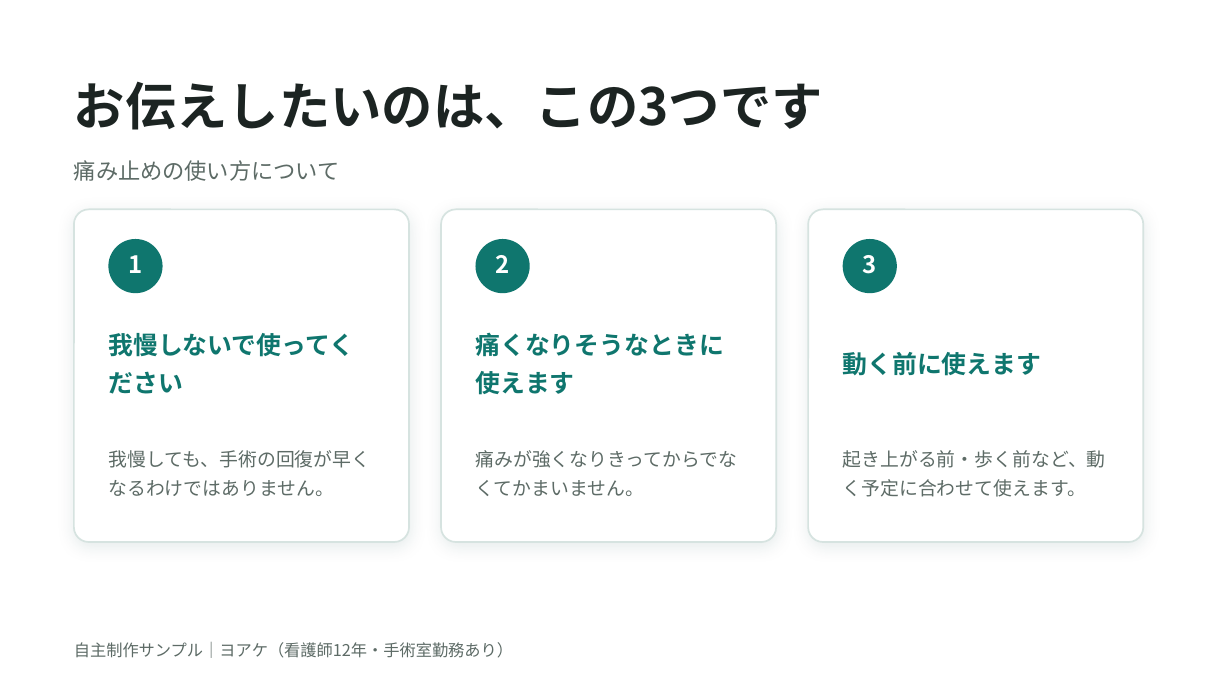
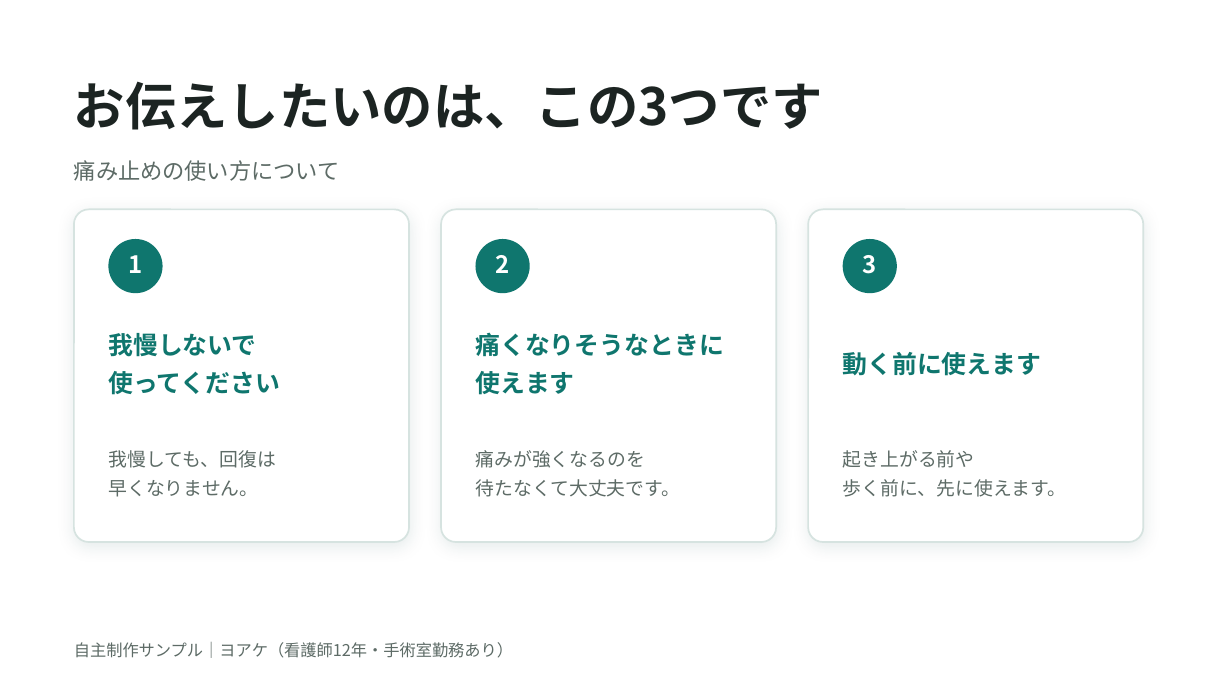
Before and after one commit to yoake-writer/yoake-writer.github.io, a slide deck: slide 3 of works/shiryo/術後の痛みの説明資料_サンプル_ヨアケ.pptx. Drawn at 1232x693 pixels with LibreOffice and Linux fonts; fonts in the diff are those of the drawing. Boxes give left, top, right and bottom in pixels: in the first picture for what was removed or moved away, otherwise in the second. Text is boxed around its words. In the diff, an @@ line names an element or a change of style, - is before the commit and + after.

```diff
--- a/works/shiryo/術後の痛みの説明資料_サンプル_ヨアケ.pptx
+++ b/works/shiryo/術後の痛みの説明資料_サンプル_ヨアケ.pptx
@@ text at box(108, 333, 280, 395): text changed @@
-我慢しないで使ってください
+我慢しないで
+使ってください
@@ text at box(108, 450, 276, 497): text changed @@
-我慢しても、手術の回復が早くなるわけではありません。
+我慢しても、回復は
+早くなりません。
@@ text at box(475, 450, 680, 497): text changed @@
-痛みが強くなりきってからでなくてかまいません。
+痛みが強くなるのを
+待たなくて大丈夫です。
@@ text at box(843, 450, 1067, 497): text changed @@
-起き上がる前・歩く前など、動く予定に合わせて使えます。
+起き上がる前や
+歩く前に、先に使えます。
```
Also in this commit, not shown: 5 other slides changed, 8 other files.
